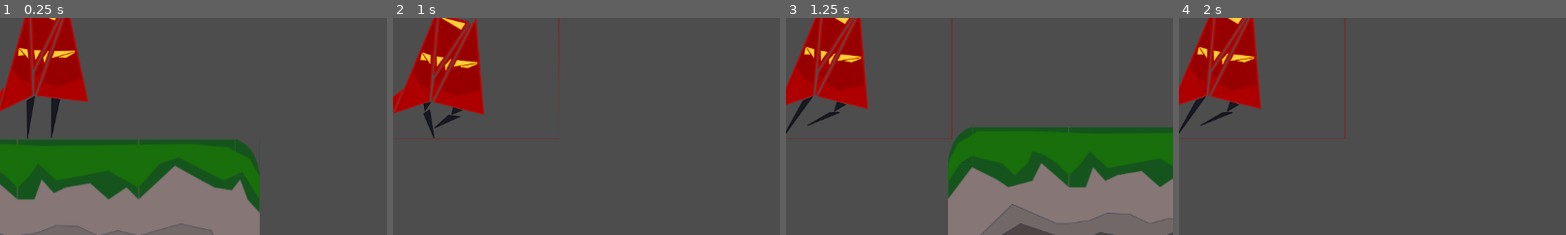
Above: before the commit, frames 1-4 (left to right).
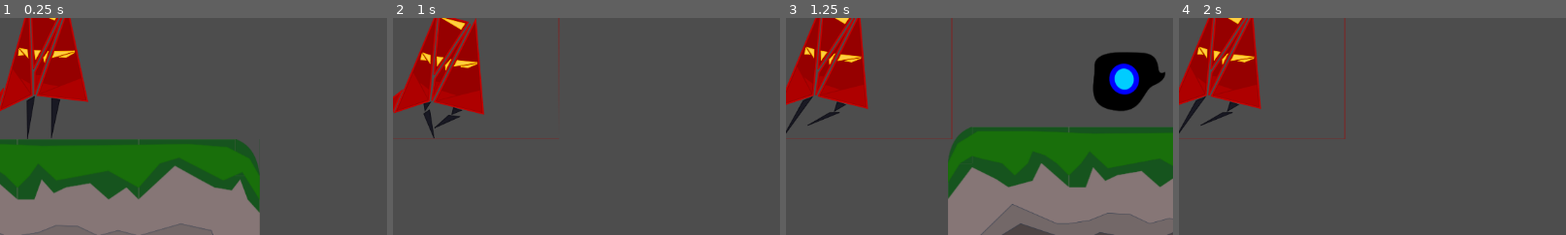
Above: after the commit, the same moments.

Repository: cursedeclise/Phantoms-II
Game: Godot game, scene res://Levels/testingground.tscn
The game is run twice, just before and just after one commit, with the same random seed, the same clock (stepped at 60 frames per second) and the same inputs.
Inputs:
- Up to frame 1 (0.25 s): no input
- Up to frame 2 (1 s): tap Enter at 0.5 s; hold D (walkright) from 0.53 s (still down); tap Space (jump) at 0.77 s
- Up to frame 3 (1.25 s): keep holding D (walkright)
- Up to frame 4 (2 s): keep holding D (walkright); tap Space (jump) at 1.52 s
The pictures show only the part of the screen within x 44-94%, y 50-100%; the shares and areas given below are measured in that part.

Frames 1-2 are identical in both runs. In frame 3, 3.9% of the frame differs, in the area x 79-98%, y 15-43%; in frame 4, nothing differs.

Commit message:
sould now coins

Diff:
--- a/Art/sould.svg
+++ b/Art/sould.svg
@@ -2,9 +2,9 @@
 <!-- Created with Inkscape (http://www.inkscape.org/) -->
 
 <svg
-   width="210mm"
-   height="297mm"
-   viewBox="0 0 210 297"
+   width="200mm"
+   height="200mm"
+   viewBox="0 0 200 200"
    version="1.1"
    id="svg1"
    inkscape:version="1.4.2 (f4327f4, 2025-05-13)"
@@ -23,15 +23,31 @@
      inkscape:pagecheckerboard="0"
      inkscape:deskcolor="#d1d1d1"
      inkscape:document-units="mm"
-     inkscape:zoom="0.71891835"
-     inkscape:cx="352.61306"
-     inkscape:cy="561.25984"
-     inkscape:window-width="1920"
-     inkscape:window-height="1009"
+     inkscape:zoom="1.4378367"
+     inkscape:cx="382.86684"
+     inkscape:cy="240.29154"
+     inkscape:window-width="2560"
+     inkscape:window-height="1369"
      inkscape:window-x="-8"
      inkscape:window-y="-8"
      inkscape:window-maximized="1"
-     inkscape:current-layer="layer1" />
+     inkscape:current-layer="layer1"
+     showgrid="true">
+    <inkscape:grid
+       id="grid1"
+       units="mm"
+       originx="0"
+       originy="0"
+       spacingx="20"
+       spacingy="20"
+       empcolor="#0099e5"
+       empopacity="0.30196078"
+       color="#0099e5"
+       opacity="0.14901961"
+       empspacing="5"
+       enabled="true"
+       visible="true" />
+  </sodipodi:namedview>
   <defs
      id="defs1">
     <inkscape:path-effect
@@ -105,37 +121,37 @@
        transform="rotate(172.93925)" />
     <path
        style="fill:#000000;stroke:#000000;stroke-width:0.112776"
-       d="m 13.858807,66.339735 c 0,0 0.160613,-2.795426 2.654892,-1.00 …(290 unchanged characters)…
+       d="m 9.626465,70.221526 c 0,0 0.160613,-2.795426 2.654892,-1.00 …(290 unchanged characters)…
        id="path10" />
     <ellipse
        style="fill:#00ccff;stroke:#0000ff;stroke-width:2.1312;stroke-dasharray:none"
        id="ellipse10"
-       cx="-50.412636"
-       cy="-27.083387"
+       cx="-49.511906"
+       cy="-32.755222"
        rx="5.7243905"
        ry="4.8071303"
        transform="rotate(-141.54988)" />
     <path
        style="fill:#000000;stroke:#000000;stroke-width:0.112776"
-       d="m 42.408916,54.331298 c 0,0 2.208198,-1.721645 2.509244,1.331 …(291 unchanged characters)…
+       d="m 43.881035,62.246453 c 0,0 2.208198,-1.721645 2.509244,1.331 …(291 unchanged characters)…
        id="path11" />
     <ellipse
        style="fill:#00ccff;stroke:#0000ff;stroke-width:2.1312;stroke-dasharray:none"
        id="ellipse11"
-       cx="-54.631252"
-       cy="55.9762"
+       cx="-62.608498"
+       cy="57.062641"
        rx="5.7243905"
        ry="4.8071303"
        transform="rotate(-92.780379)" />
     <path
        style="fill:#000000;stroke:#000000;stroke-width:0.112776"
-       d="m 79.520648,43.295369 c 0,0 2.780192,0.332764 0.844085,2.712132 -1.936106,2.379369 -4.525001,5.255931 -0.640499,9.83667 3.884512,4.580744 11.45449,14.647796 16.756837,9.440655 5.302359,-5.20713 15.517869,-9.029606 8.952069,-18.843716 -6.56575,-9.814075 -13.571777,-1.801436 -18.83636,-3.936261 -5.264582,-2.134829 -7.076136,0.79052 -7.076136,0.79052 z"
+       d="m 86.881243,47.17039 c 0,0 2.780192,0.332764 0.844085,2.712132 -1.936106,2.379369 -4.525001,5.255931 -0.640499,9.83667 3.884512,4.580744 11.45449,14.647796 16.756841,9.440655 5.30235,-5.20713 15.51786,-9.029606 8.95206,-18.843716 -6.56575,-9.814075 -13.571772,-1.801436 -18.836355,-3.936261 -5.264582,-2.134829 -7.076136,0.79052 -7.076136,0.79052 z"
        id="path12" />
     <ellipse
        style="fill:#00ccff;stroke:#0000ff;stroke-width:2.1312;stroke-dasharray:none"
        id="ellipse12"
-       cx="22.708344"
-       cy="104.32294"
+       cx="24.752024"
+       cy="112.38628"
        rx="5.7243905"
        ry="4.8071303"
        transform="rotate(-48.012911)" />
--- a/coin.tscn
+++ b/coin.tscn
@@ -1,8 +1,64 @@
-[gd_scene load_steps=4 format=3 uid="uid://ddonpdjkrrdb1"]
+[gd_scene load_steps=12 format=3 uid="uid://ddonpdjkrrdb1"]
 
 [ext_resource type="Script" uid="uid://c5rdsrtim54kv" path="res://coin.gd" id="1_d5gmh"]
+[ext_resource type="Texture2D" uid="uid://b561hh2wqyn5l" path="res://Art/sould.svg" id="2_0t63x"]
+
+[sub_resource type="AtlasTexture" id="AtlasTexture_0t63x"]
+atlas = ExtResource("2_0t63x")
+region = Rect2(151, 0, 151, 151)
+
+[sub_resource type="AtlasTexture" id="AtlasTexture_v7riw"]
+atlas = ExtResource("2_0t63x")
+region = Rect2(302, 0, 151, 151)
+
+[sub_resource type="AtlasTexture" id="AtlasTexture_pdq0q"]
+atlas = ExtResource("2_0t63x")
+region = Rect2(453, 0, 151, 151)
+
+[sub_resource type="AtlasTexture" id="AtlasTexture_w14il"]
+atlas = ExtResource("2_0t63x")
+region = Rect2(604, 0, 151, 151)
+
+[sub_resource type="AtlasTexture" id="AtlasTexture_h4etq"]
+atlas = ExtResource("2_0t63x")
+region = Rect2(0, 151, 151, 151)
+
+[sub_resource type="AtlasTexture" id="AtlasTexture_o4fra"]
+atlas = ExtResource("2_0t63x")
+region = Rect2(151, 151, 151, 151)
+
+[sub_resource type="AtlasTexture" id="AtlasTexture_te2np"]
+atlas = ExtResource("2_0t63x")
+region = Rect2(302, 151, 151, 151)
 
 [sub_resource type="SpriteFrames" id="SpriteFrames_6qpsl"]
+animations = [{
+"frames": [{
+"duration": 1.0,
+"texture": SubResource("AtlasTexture_0t63x")
+}, {
+"duration": 1.0,
+"texture": SubResource("AtlasTexture_v7riw")
+}, {
+"duration": 1.0,
+"texture": SubResource("AtlasTexture_pdq0q")
+}, {
+"duration": 1.0,
+"texture": SubResource("AtlasTexture_w14il")
+}, {
+"duration": 1.0,
+"texture": SubResource("AtlasTexture_h4etq")
+}, {
+"duration": 1.0,
+"texture": SubResource("AtlasTexture_o4fra")
+}, {
+"duration": 1.0,
+"texture": SubResource("AtlasTexture_te2np")
+}],
+"loop": true,
+"name": &"default",
+"speed": 12.0
+}]
 
 [sub_resource type="CircleShape2D" id="CircleShape2D_d5gmh"]
 radius = 24.0
@@ -13,7 +69,10 @@
 script = ExtResource("1_d5gmh")
 
 [node name="AnimatedSprite2D" type="AnimatedSprite2D" parent="."]
+position = Vector2(0, -9.75)
+scale = Vector2(1, 0.8968254)
 sprite_frames = SubResource("SpriteFrames_6qpsl")
+autoplay = "default"
 
 [node name="CollisionShape2D" type="CollisionShape2D" parent="."]
 shape = SubResource("CircleShape2D_d5gmh")
